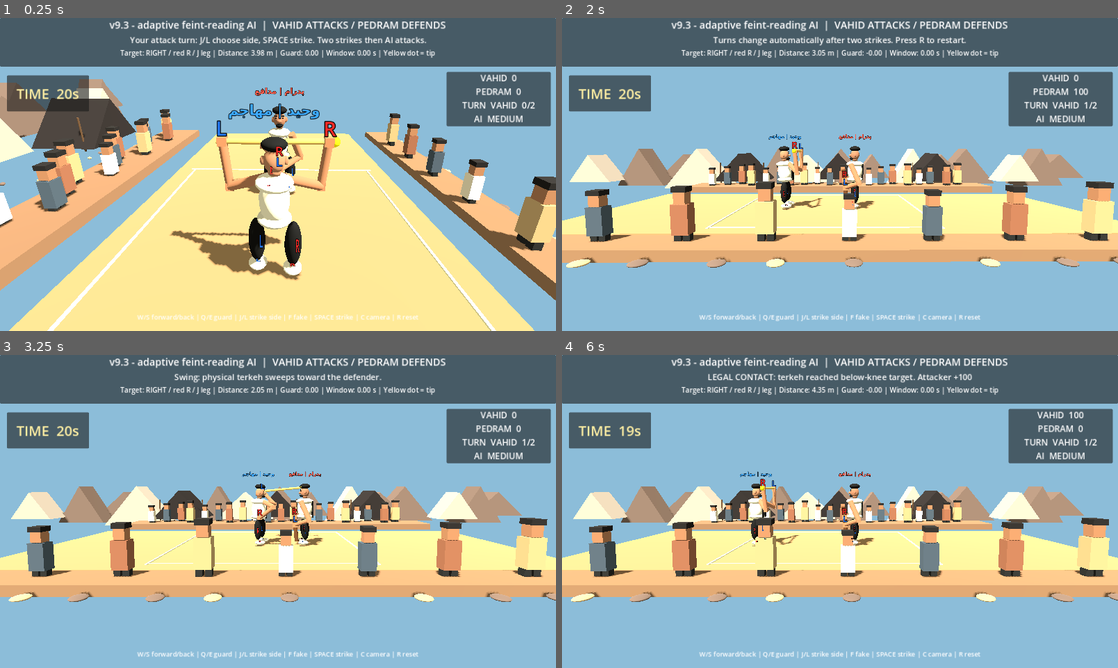
Above: before the commit, frames 1-4 (two rows, left to right).
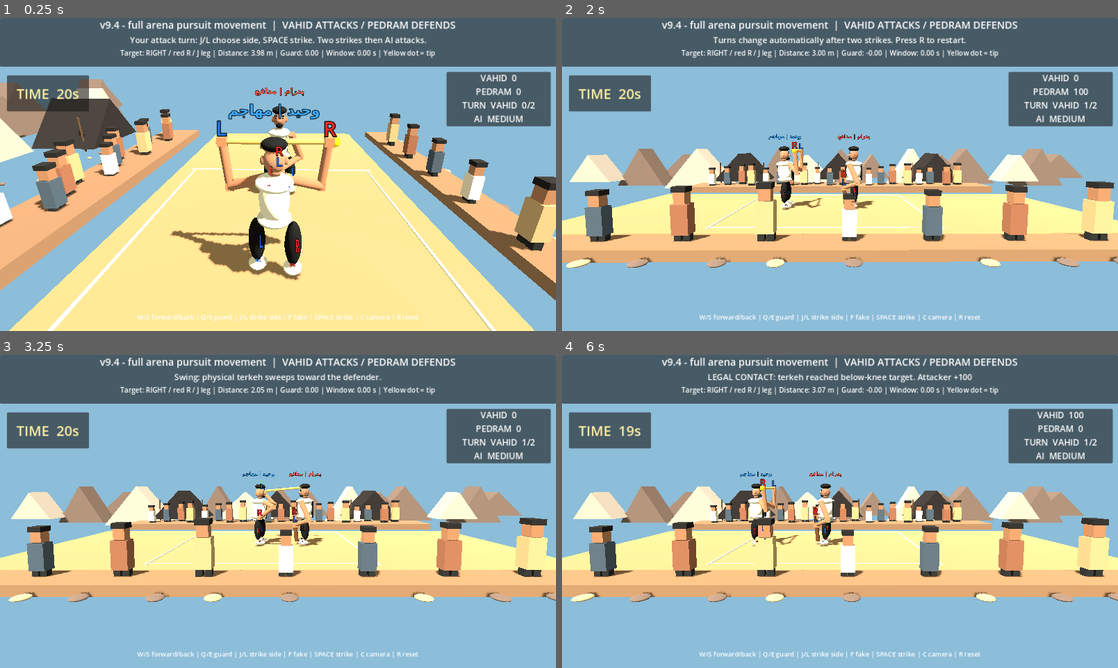
Above: after the commit, the same moments.

Repository: vahidainima-prog/tarke-darak-game
Game: Godot game, scene res://main.tscn
Same seed, same stepped clock (60 frames per second), same inputs: the game is played once before the commit and once after it.
Inputs:
- Up to frame 1 (0.25 s): no input
- Up to frame 2 (2 s): tap Enter at 0.5 s; hold W 0.53-1.28 s; tap C at 0.6 s; tap Space at 0.77, 1.52 s; hold S from 1.28 s (still down); tap Tab at 1.35 s
- Up to frame 3 (3.25 s): tap R at 2, 2.1 s; release S at 2.03 s; hold W from 2.03 s (still down); tap J at 2.85 s; tap Space at 3.02 s
- Up to frame 4 (6 s): release W at 3.53 s; hold S 3.53-5.78 s; tap L at 3.6 s; tap Space at 3.77, 4.52 s; tap F at 4.35 s; tap Q at 5.1 s; hold W from 5.78 s (still down); tap E at 5.85 s

The runs differ from the first frame. In frame 1, 1.0% of the frame differs, in the area x 17-82%, y 0-5%; in frame 2, 1.3%; in frame 3, 1.0%; in frame 4, 2.1%, in the area x 17-82%, y 0-62%.

Commit message:
v9.4: remove invisible mid-arena movement wall and allow full pursuit to boundary

Diff:
--- a/tarke_darak_godot_v2/main.gd
+++ b/tarke_darak_godot_v2/main.gd
@@ -2,7 +2,7 @@
 
 # Godot 4.x — visual mechanics test. Side camera looks along -Z.
 # Feint depth: negative Z is BEHIND the attacker; positive Z is IN FRONT.
-const BUILD_LABEL := "v9.3 - adaptive feint-reading AI"
+const BUILD_LABEL := "v9.4 - full arena pursuit movement"
 const DEF_X := 1.55
 const STRIKES_PER_TURN := 2
 const STRIKE_TIME_LIMIT := 20.0
@@ -13,10 +13,10 @@
 const OUT_LIMIT := 5.0
 const OUT_PENALTY := 100
 const MIN_X := -5.80
-const MAX_X := 0.35
+const MAX_X := 5.80
 const MIN_FIGHTER_GAP := 1.12
-const DEFENDER_MIN_X := 0.65
-const DEFENDER_MAX_X := 4.80
+const DEFENDER_MIN_X := -5.80
+const DEFENDER_MAX_X := 5.80
 const SWING_SECONDS := 0.82
 const RECOVERY_SECONDS := 0.48
 const MAX_SWEEP_STEP := 0.025
